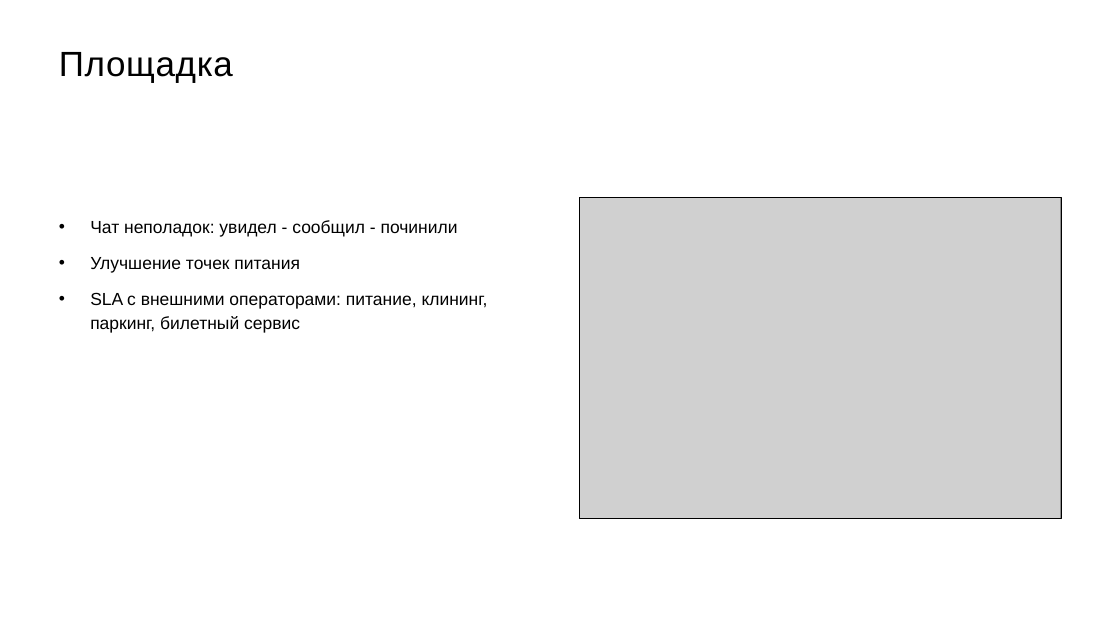
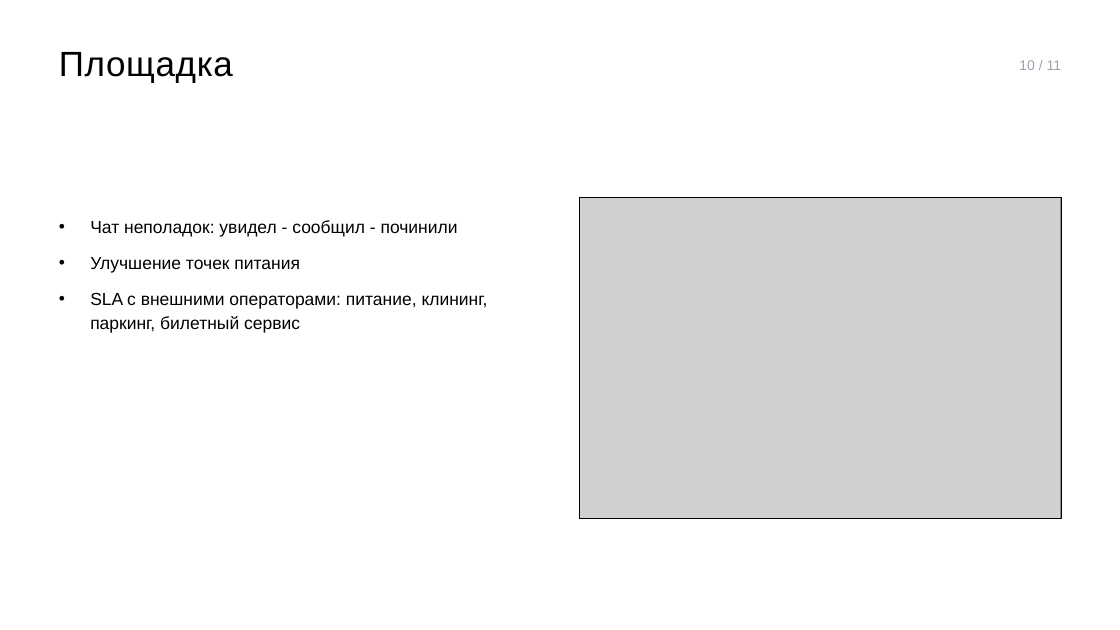
Before and after one commit to skrasin/ges-2, a slide deck: slide 10 of docs/strategy/ges2-service-cx-proposal.pptx. Drawn at 1120x630 pixels with LibreOffice and Linux fonts; fonts in the diff are those of the drawing; grey boxes stand for pictures. Boxes give left, top, right and bottom in pixels: in the first picture for what was removed or moved away, otherwise in the second. Text is boxed around its words. In the diff, an @@ line names an element or a change of style, - is before the commit and + after.

```diff
--- a/docs/strategy/ges2-service-cx-proposal.pptx
+++ b/docs/strategy/ges2-service-cx-proposal.pptx
@@ text added at [1019,60,1062,70], 12 pt, text #9CA3AF @@
+10 / 11
```
Also in this commit, not shown: 8 other slides changed, 1 slide added, 1 slide removed, 2 other files.
